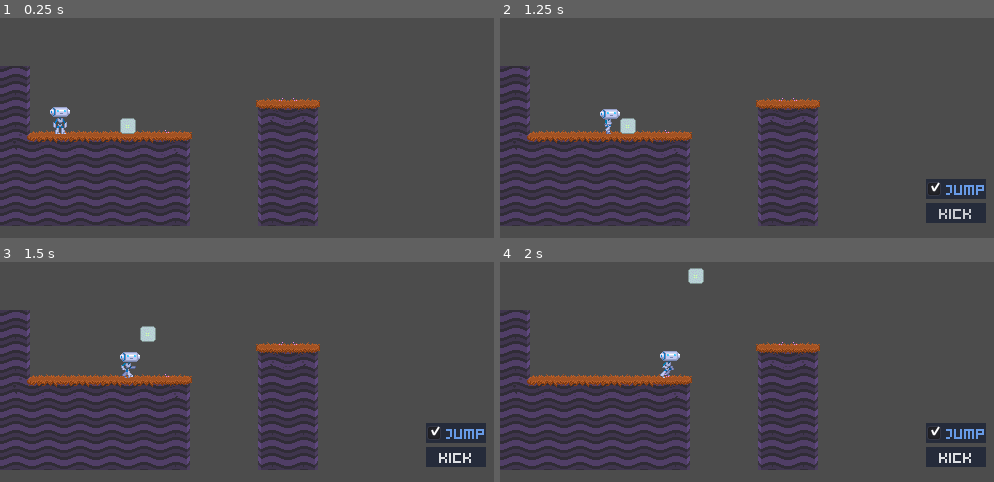
Above: before the commit, frames 1-4 (two rows, left to right).
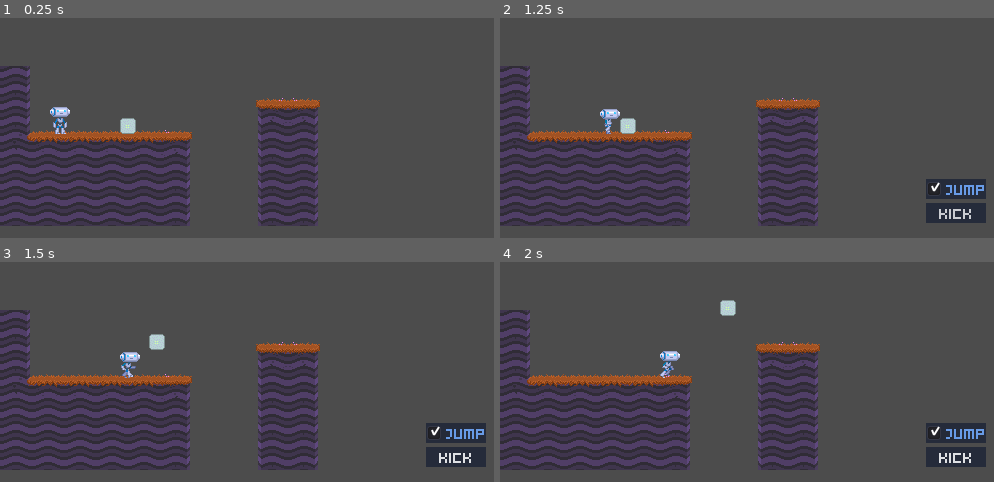
Above: after the commit, the same moments.

Repository: HexagonNico/Project-Wowie4
Game: Godot game, scene res://assets/test_scene.tscn
Same seed, same stepped clock (60 frames per second), same inputs: the game is played once before the commit and once after it.
Inputs (mouse positions are in pixels of both pictures, inside the frame that each line leads up to):
- Up to frame 1 (0.25 s): no input
- Up to frame 2 (1.25 s): tap Enter at 0.5 s; move the mouse to (870, 73) at 0.52 s; click (870, 73) at 0.67 s
- Up to frame 3 (1.5 s): click "Kick" at 1.25 s
- Up to frame 4 (2 s): no input

Frames 1-2 are identical in both runs. In frame 3, 0.4% of the frame differs, in the area x 28-34%, y 29-40%; in frame 4, 0.4%, in the area x 38-48%, y 2-25%.

Commit message:
Bubble wrap ball in level 1

Diff:
--- a/assets/levels/level.tscn
+++ b/assets/levels/level.tscn
@@ -1,7 +1,8 @@
-[gd_scene load_steps=3 format=2]
+[gd_scene load_steps=4 format=2]
 
 [ext_resource path="res://assets/tileset/tileset.tres" type="TileSet" id=1]
 [ext_resource path="res://assets/robot/robot.tscn" type="PackedScene" id=2]
+[ext_resource path="res://assets/bubble_wrap/bubble_wrap_ball.tscn" type="PackedScene" id=3]
 
 [node name="Level" type="Node2D"]
 
@@ -18,3 +19,6 @@
 current = true
 limit_left = 0
 limit_top = 0
+
+[node name="BubbleWrapBall" parent="." instance=ExtResource( 3 )]
+position = Vector2( 24, -8 )
--- a/assets/robot/robot.gd
+++ b/assets/robot/robot.gd
@@ -62,7 +62,7 @@
 	if kick_ray.is_colliding():
 		var collider = kick_ray.get_collider()
 		if collider is RigidBody2D:
-			collider.linear_velocity = Vector2(100.0, -250.0) * sprite.scale
+			collider.linear_velocity = Vector2(150.0, -200.0) * sprite.scale
 
 
 func set_jump(value: bool):
--- a/assets/tileset/level1.tscn
+++ b/assets/tileset/level1.tscn
@@ -16,3 +16,6 @@
 limit_bottom = 352
 smoothing_enabled = true
 smoothing_speed = 8.0
+
+[node name="BubbleWrapBall" parent="." index="2"]
+position = Vector2( 104, 188 )
